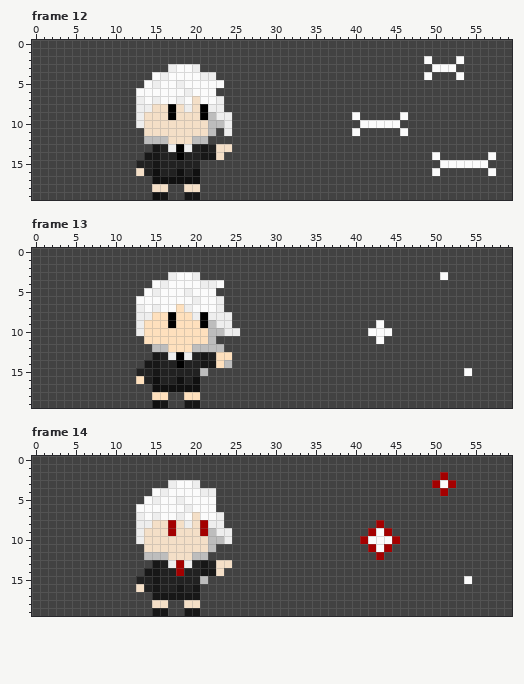
Two versions of one animated GIF sprite, assets/CharSprites/.CharAnim.gif. The picture above is the old version.
The file is 60x20 pixels, 22 frames. Colours within 5 levels of each other are drawn and written as one. Shown: frame 12, frame 13, frame 14. The commit also changed other frames, which this record leaves out.
And afterwards:
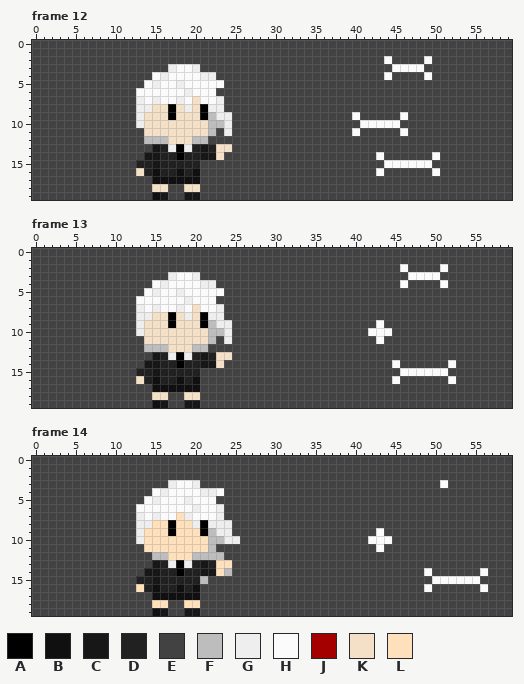
Palette (. is transparent): A #000000  B #101010  C #171717  D #212121  E #424242  F #bdbdbd  G #eeeeee  H #fbfbfb  J #a40000  K #f4dfc7  L #fee0bd
Author's note on the commit: a bit refine on anim
Changes in this commit:
Changed rows in their new state; - is an unchanged pixel.
Frame 12:
first column x 44:
 2 H--------E
 3 -HHHH-EEE-
 4 H--------E
first column x 43:
14 H-------------E
15 -HHHHHH-EEEEEE-
16 H-------------E
Frame 13:
first column x 13:
 2 ---------------------------------H----H---
 3 ----------------------------------HHHHE---
 4 ----------E----------------------H----H---
 5 -----GH---H-------------------------------
 6 ------GH--E-------------------------------
 7 -----GHK----------------------------------
 8 --KK-KGK---E------------------------------
 9 -KKK-KKK----------------------------------
10 -KKKKKKKK---E-----------------------------
11 -KKKKKKKK--G------------------------------
12 -F--KKK--EE-------------------------------
13 ----------KK------------------------------
14 ----------KE--------------------H------H--
15 --------E------------------------HHHHHH--E
16 K-------------------------------H------H--
18 --KK--KK----------------------------------
Frame 14:
first column x 13:
 2 --------------------------------------E-----
 3 -------------------------------------E-E----
 4 ----------H---------------------------E-----
 5 -----HG-------------------------------------
 6 ------HG--G---------------------------------
 7 -----LGH------------------------------------
 8 --LLALLGA--G------------------E-------------
 9 -LLLALLLA--------------------E-E------------
10 -LLLLLLLL---G---------------E---E-----------
11 -LLLLLLLL--------------------E-E------------
12 -E--LLL--FF-------------------E-------------
13 -----A----LL--------------------------------
14 -----A----LF------------------------H------H
15 -------------------------------------HHHH-H-
16 L-B--B-B----------------------------H------H
17 --BBBBBB------------------------------------
18 --LL--LL------------------------------------
19 --B-----------------------------------------
Where, in picture pixels (left, top, right, bottom), the same in both pictures:
changed: (384, 56, 464, 80)
changed: (376, 152, 496, 176)
changed: (400, 264, 448, 288)
changed: (136, 280, 240, 400)
changed: (392, 360, 472, 384)
changed: (432, 472, 456, 496)
changed: (136, 488, 240, 616)
changed: (360, 520, 488, 592)
